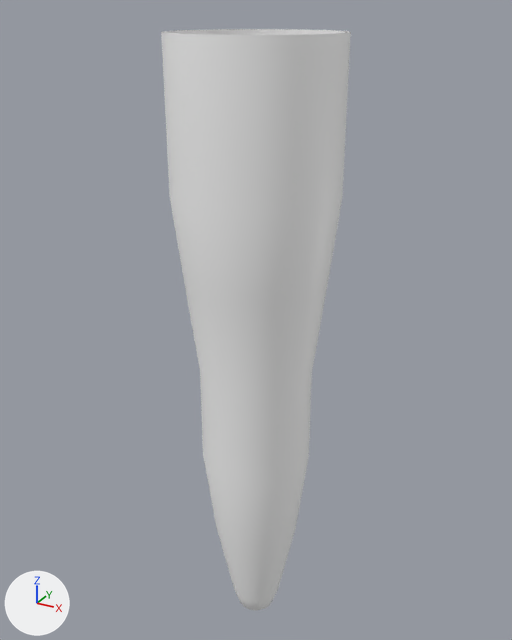
Two versions of the FBX model TwinStickShooter/Assets/Resources/FBX Models/Stalagmieten en Tieten/stalagtiet B.fbx, one commit apart.
Camera for both pictures: a 50 mm camera at (0.019, -0.003, 2.986) aimed at (-0.265, 0.514, 2.728). Lighting does not change. The marker at lower left points along +X, +Y and +Z. Where no turn or scale is listed for an object, it has been applied to the vertices.

The scene before the commit, as lines of its bpy script (objects in view):
```python
me_mesh = bpy.data.meshes.new('Mesh')
me_mesh.from_pydata(...)  # 161 vertices, 160 faces; spans x -0.07..0.07, y -0.07..0.07, z -0.29..0.282
me_mesh.materials.append(mat_lambert2)  # white #ffffff
ob_stalagtiet_b = bpy.data.objects.new('Stalagtiet_b', me_mesh)
ob_stalagtiet_b.location = (-0.256, 0.497, 2.688)
```
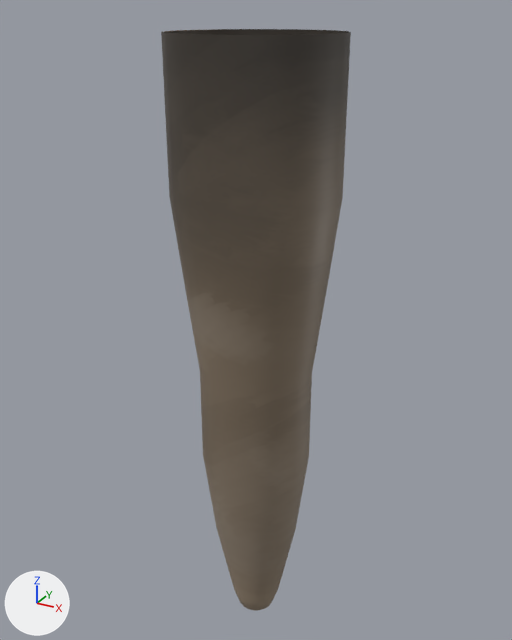
Boxes [x1, y1, x2, y2] around the edits, measured in the pictures (512 x 640 px):
'Stalagtiet_b', recoloured
    both: [161, 29, 351, 610]

What changed in the scene script:
```text
Add img_stalagmieten_en_tieten_png:
    img_stalagmieten_en_tieten_png = load_image('stalagmieten en tieten.png', '../../Textures/stalagmieten en tieten.png', 1024, 1024, 'sRGB')
Add mat_lambert3:
    mat_lambert3 = principled_material('lambert3')
    mat_lambert3.texture = img_stalagmieten_en_tieten_png  # with its transparency
Change me_mesh:
    where me_mesh.from_pydata(...)  # 161 vertices, 160 faces; spans x -0.07..0.07, y -0.07..0.07, z -0.29..0.282
    remove me_mesh.materials.append(mat_lambert2)  # white #ffffff
    add me_mesh.materials.append(mat_lambert3)  # picture img_stalagmieten_en_tieten_png
```
